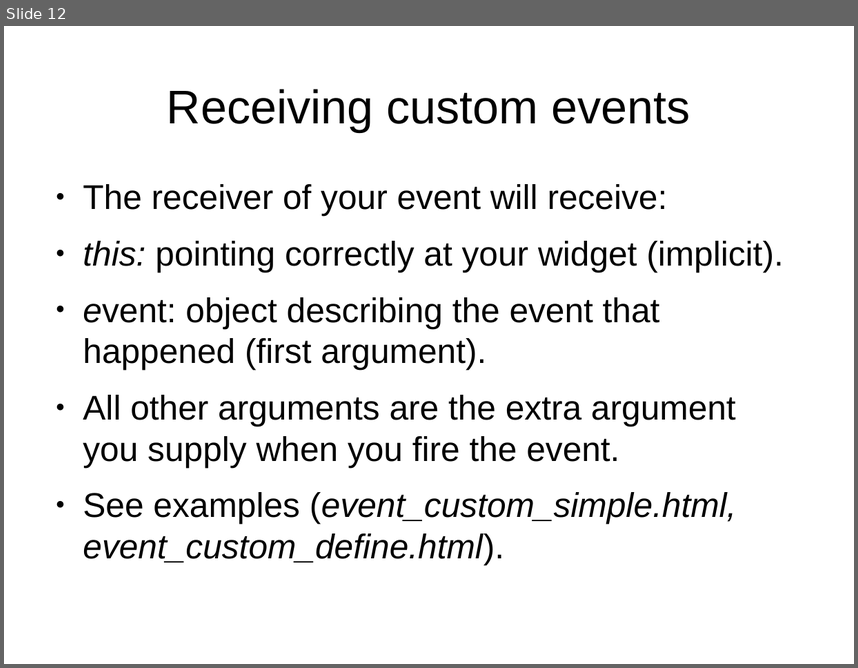
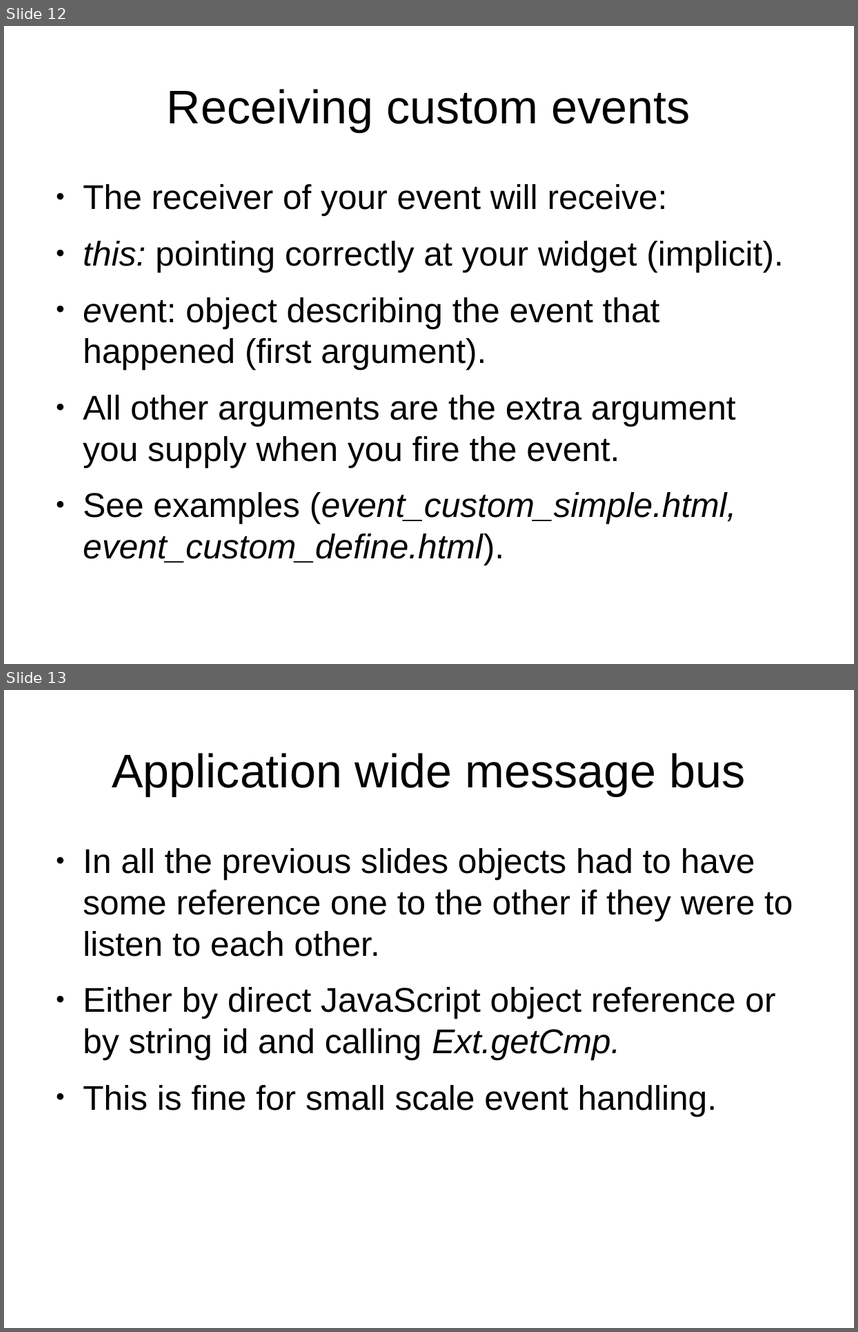
Before and after one commit to veltzer/demos, a slide deck: javascript/extjs/doc/extjs_event_handling.odp. Shown one above the other, each under a label of ours: slide 12 before the commit, slides 12 and 13 after it. The pictures are 858x668 and 858x1332 pixels, drawn with LibreOffice and Linux fonts; fonts in the diff are those of the drawing. Boxes give left, top, right and bottom in pixels: in the first picture for what was removed or moved away, otherwise in the second. Text is boxed around its words. In the diff, an @@ line names an element or a change of style, - is before the commit and + after.

```diff
--- a/javascript/extjs/doc/extjs_event_handling.odp
+++ b/javascript/extjs/doc/extjs_event_handling.odp
@@ slide 13 added at bbox=[4, 690, 854, 1328], background #FFFFFF @@
@@ title added at bbox=[112, 753, 745, 796], 44 pt, text #000000 @@
+Application wide message bus
@@ text added at bbox=[83, 848, 793, 1116], 32 pt, text #000000 @@
+● In all the previous slides objects had to have some reference one to the other if they were to listen to each other.
+● Either by direct JavaScript object reference or by string id and calling Ext.getCmp.
+● This is fine for small scale event handling.
```
Also in this commit, not shown: 3 other slides added, 3 other files.
